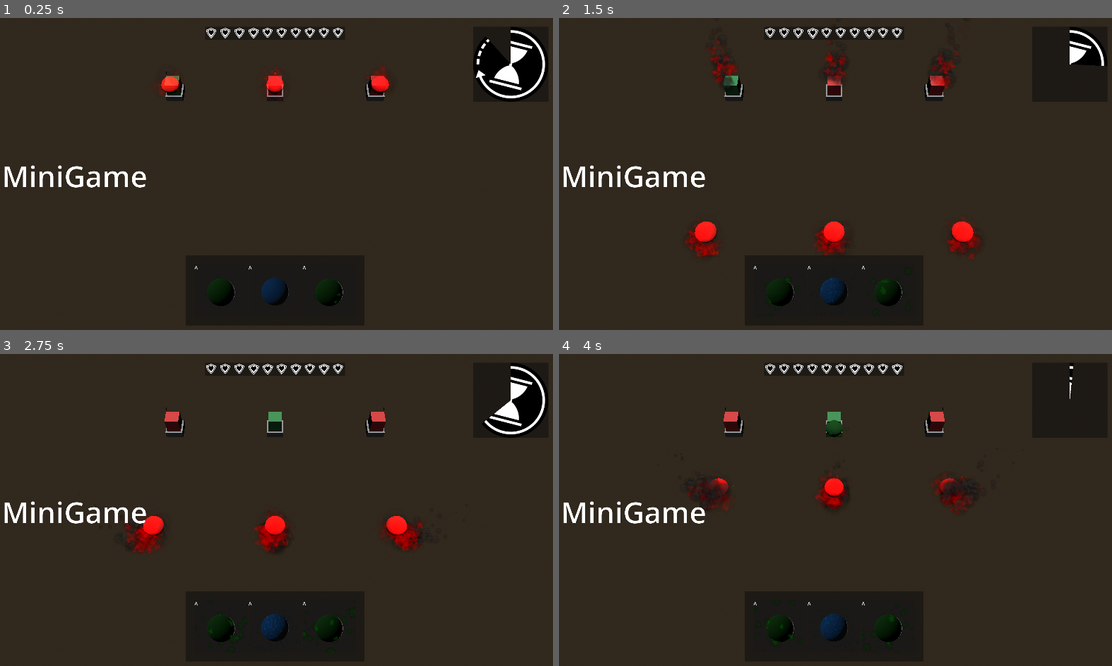
Above: before the commit, frames 1-4 (two rows, left to right).
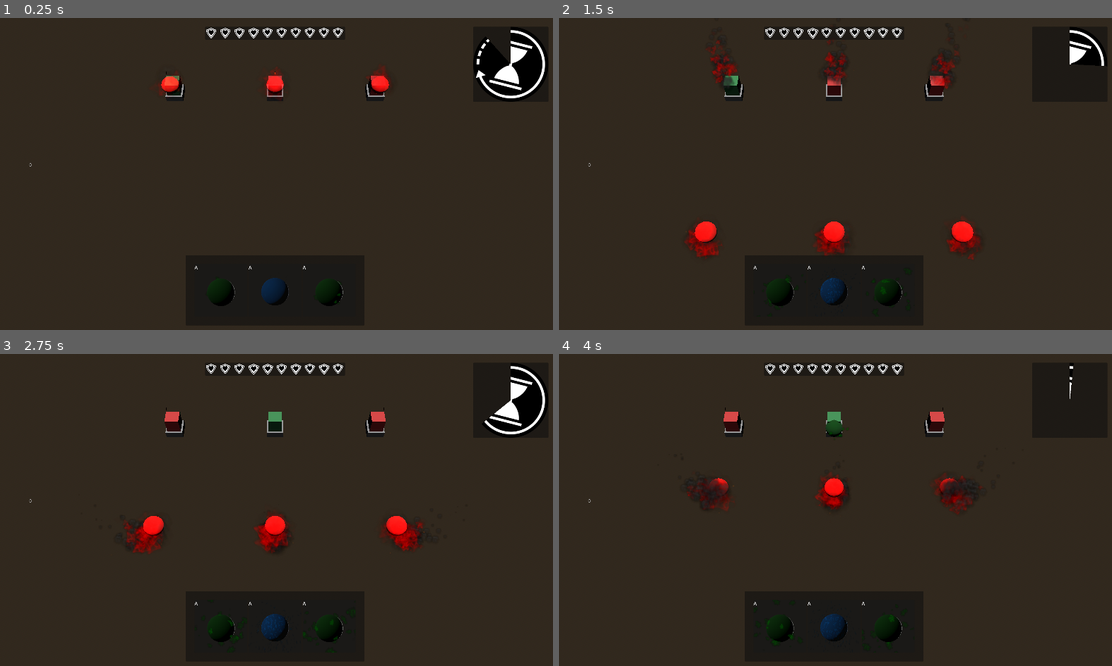
Above: after the commit, the same moments.

Repository: emmdie/3m5Jam2024_1
Game: Godot game, scene res://Scenes/game.tscn
Two runs of this game, one before a commit and one after it. Both use one fixed random seed, a clock stepped at 60 frames per second and the inputs below.
Inputs (mouse positions are in pixels of both pictures, inside the frame that each line leads up to):
- Up to frame 1 (0.25 s): no input
- Up to frame 2 (1.5 s): move the mouse to (957, 161) at 0.52 s; hold D (minigame_Right) 0.53-1.28 s; hold J (select_0) 0.53-1.28 s; move the mouse to (719, 192) at 1.27 s; hold S (minigame_Down) from 1.28 s (still down); tap K (select_1) at 1.35 s
- Up to frame 3 (2.75 s): move the mouse to (331, 441) at 2.02 s; release S (minigame_Down) at 2.03 s; hold D (minigame_Right) from 2.03 s (still down); hold L (select_2) from 2.03 s (still down)
- Up to frame 4 (4 s): move the mouse to (807, 575) at 2.77 s; release D (minigame_Right) at 2.78 s; release L (select_2) at 2.78 s; hold W (minigame_Up) 2.78-3.53 s; tap Left (summon_lane_0) at 2.85 s; move the mouse to (1001, 559) at 3.52 s; hold A (minigame_Left) from 3.53 s (still down); hold Up (summon_lane_1) from 3.53 s (still down)

The runs differ from the first frame. In frame 1, 0.7% of the frame differs, in the area x 0-27%, y 46-55%; in frame 2, 0.7%; in frame 3, 0.7%; in frame 4, 0.7%.

Commit message:
minigame Szene eingefuegt

Diff:
--- a/Scenes/Ui/Ui.tscn
+++ b/Scenes/Ui/Ui.tscn
@@ -1,8 +1,9 @@
-[gd_scene load_steps=9 format=3 uid="uid://dplnr5q0eeebh"]
+[gd_scene load_steps=10 format=3 uid="uid://dplnr5q0eeebh"]
 
 [ext_resource type="Theme" uid="uid://d2lh3hpldd764" path="res://Assets/theme.tres" id="1_s4h8k"]
 [ext_resource type="Script" path="res://Scenes/Ui/TimerPanel.gd" id="2_ah4lv"]
 [ext_resource type="Script" path="res://Scenes/Ui/Ui.gd" id="2_oqoan"]
+[ext_resource type="PackedScene" uid="uid://bxebpofejftxv" path="res://Scenes/Minigame/minigame.tscn" id="4_3up0a"]
 [ext_resource type="Script" path="res://Scenes/Ui/EnemyHealthPanel.gd" id="4_7tmcb"]
 [ext_resource type="PackedScene" uid="uid://c6i0ksc3jkqd2" path="res://Scenes/units/player_unit/fire_unit.tscn" id="4_c5rtr"]
 [ext_resource type="PackedScene" uid="uid://caext43hae4ho" path="res://Scenes/Ui/unit_preview.tscn" id="4_pivm6"]
@@ -29,11 +30,14 @@
 grow_vertical = 2
 theme = ExtResource("1_s4h8k")
 
-[node name="MiniGamePlaceholder" type="Label" parent="MarginContainer"]
+[node name="MiniGame" type="PanelContainer" parent="MarginContainer"]
 layout_mode = 2
 size_flags_horizontal = 0
-theme_override_font_sizes/font_size = 100
-text = "MiniGame"
+
+[node name="Minigame" parent="MarginContainer/MiniGame" instance=ExtResource("4_3up0a")]
+layout_mode = 2
+size_flags_horizontal = 0
+size_flags_vertical = 4
 
 [node name="TimerPanel" type="PanelContainer" parent="MarginContainer"]
 custom_minimum_size = Vector2(200, 200)
